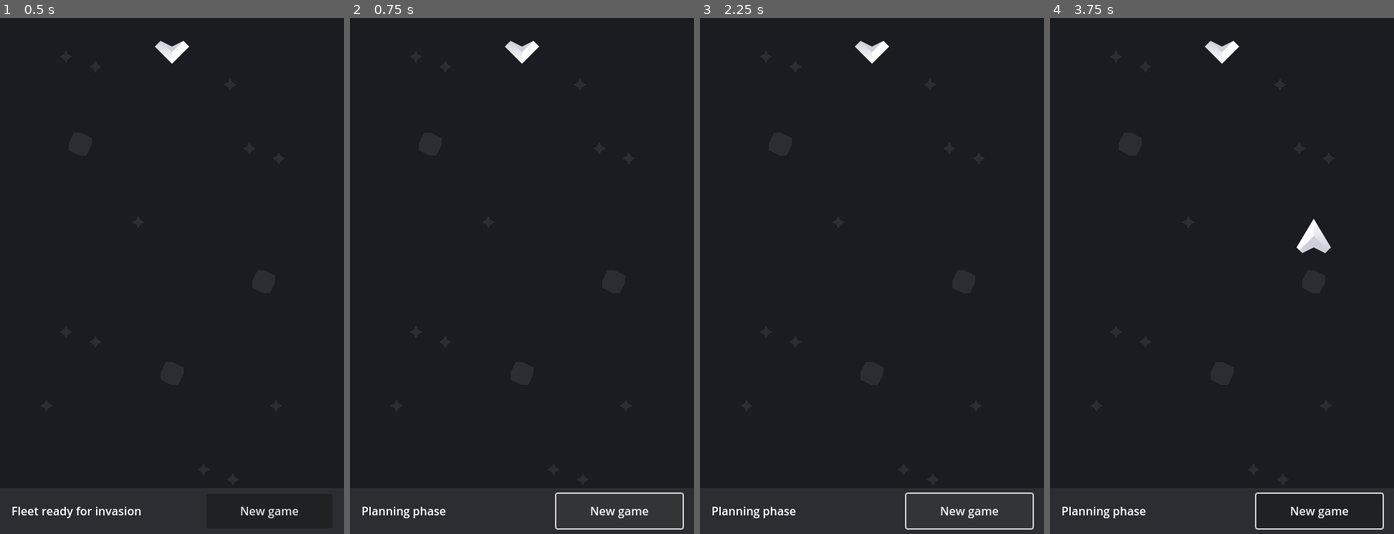
Above: before the commit, frames 1-4 (left to right).
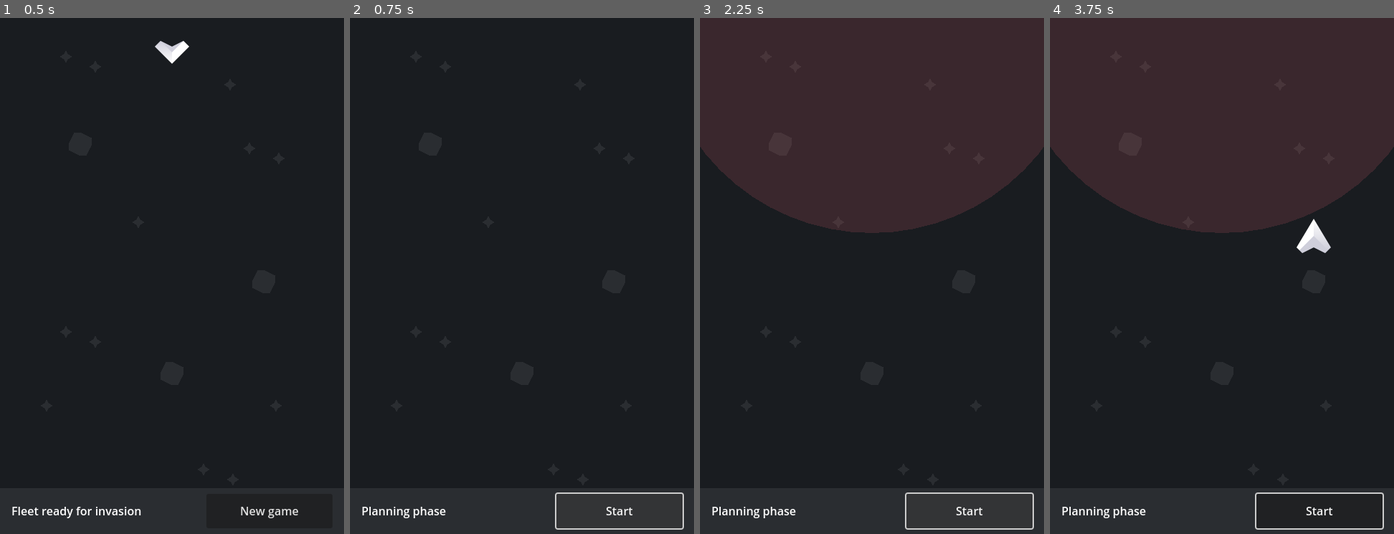
Above: after the commit, the same moments.

Repository: fabiomix/gmtk-2023
Game: Godot game, scene res://scenes/Main.tscn
Two runs of this game, one before a commit and one after it. Both use one fixed random seed, a clock stepped at 60 frames per second and the inputs below.
Inputs (mouse positions are in pixels of both pictures, inside the frame that each line leads up to):
- Up to frame 1 (0.5 s): no input
- Up to frame 2 (0.75 s): click "New game" at 0.5 s
- Up to frame 3 (2.25 s): click "New game" (after the commit: "Start") at 1.25 s; click "New game" at 2 s
- Up to frame 4 (3.75 s): click "New game" (after the commit: "Start") at 2.75 s; tap Enter at 3.5 s; move the mouse to (1297, 250) at 3.52 s; click (1297, 250) at 3.67 s

Frame 1 is identical in both runs. In frame 2, 0.4% of the frame differs, in the area x 45-87%, y 4-97%; in frame 3, 37%; in frame 4, 37%, in the area x 0-100%, y 0-97%.

Commit message:
remove player ships that reached Earth

Diff:
--- a/scenes/Main.tscn
+++ b/scenes/Main.tscn
@@ -24,7 +24,7 @@
 offset_bottom = 712.0
 text = "New game"
 
-[node name="GameClock" type="Timer" parent="."]
+[node name="TimeClock" type="Timer" parent="."]
 
 [connection signal="pressed" from="ButtonStart" to="." method="_on_button_start_pressed"]
-[connection signal="timeout" from="GameClock" to="." method="_on_game_clock_timeout"]
+[connection signal="timeout" from="TimeClock" to="." method="_on_game_clock_timeout"]
--- a/scripts/GameBoard.gd
+++ b/scripts/GameBoard.gd
@@ -9,6 +9,8 @@
 # [FIXME] maybe use @onready?
 const MAP_LAYER_SHIPS = 1
 const PLAYER_SHIP_TILESET = 6
+# Number of ships that should reach Earth to win
+const SHIPS_TO_WIN = 3
 
 # edit/attack mode
 var is_plan_phase = false
@@ -16,6 +18,7 @@
 # format: [(5, 2), (3, 4), ...]
 var battlefield_start = []
 var battlefield_curr = []
+var battlefield_winners = []
 
 
 # Called when the node enters the scene tree for the first time.
@@ -80,8 +83,19 @@
 # Run when planning phase ends and game starts.
 # Used to clear screen.
 func start_game():
+    $FireRange.visible = true
     for ship_coord in battlefield_start:
         $TileMap.set_cell(MAP_LAYER_SHIPS, ship_coord, -1, Vector2i(0, 0))
+
+
+# Run when game ends and planning phase starts.
+func reset_game():
+    $FireRange.visible = false
+    for ship_coord in battlefield_curr:
+        $TileMap.set_cell(MAP_LAYER_SHIPS, ship_coord, -1, Vector2i(0, 0))
+    battlefield_start = []
+    battlefield_curr = []
+    battlefield_winners = []
 
 
 # Run at each turn, so each timer clock.
@@ -92,13 +106,18 @@
     var new_tile = false
     var next_row_index_to_spawn = 32
 
-    # move active ships one-tile-up
+    # move active ships one-tile-up,
+    # clean and re-draw ship
     for ship_coord in battlefield_curr:
         new_tile = ship_coord + Vector2i(0, -1)
-        battlefield_new.append(new_tile)
-        # clean and re-draw ship
-        $TileMap.set_cell(MAP_LAYER_SHIPS, ship_coord, -1, Vector2i(0, 0))
-        $TileMap.set_cell(MAP_LAYER_SHIPS, new_tile, PLAYER_SHIP_TILESET, Vector2i(0, 0))
+        # discard winners, keep other invaders
+        if new_tile.y < 0:
+            $TileMap.set_cell(MAP_LAYER_SHIPS, ship_coord, -1, Vector2i(0, 0))
+            battlefield_winners.append(new_tile)
+        else:
+            $TileMap.set_cell(MAP_LAYER_SHIPS, ship_coord, -1, Vector2i(0, 0))
+            $TileMap.set_cell(MAP_LAYER_SHIPS, new_tile, PLAYER_SHIP_TILESET, Vector2i(0, 0))
+            battlefield_new.append(new_tile)
 
     # find the next row to spawn (this is embarassing...)
     # min(coord.y for coord in battlefield_start)
@@ -117,5 +136,11 @@
     for ship_coord in battlefield_to_clear:
         battlefield_start.erase(ship_coord)
 
+    # check game over
+    if len(battlefield_winners) >= SHIPS_TO_WIN:
+        print("GAME OVER: YOU WIN")
+    elif not battlefield_new and not battlefield_start:
+        print("GAME OVER: YOU LOST ALL SHIPS")
+
     # updated battlefield is the new battlefield
     battlefield_curr = battlefield_new
--- a/scripts/Main.gd
+++ b/scripts/Main.gd
@@ -11,6 +11,23 @@
     pass
 
 
+# Run when planning phase ends and game starts.
+func start_game():
+    $HUD/LabelPhase.text = "Attacking..."
+    $ButtonStart.text = "New game"
+    $Defender.visible = true
+    $GameBoard.start_game()
+    $TimeClock.start(1)
+
+
+# Run when game ends and planning phase starts.
+func reset_game():
+    $HUD/LabelPhase.text = "Planning phase"
+    $ButtonStart.text = "Start"
+    $Defender.visible = false
+    $TimeClock.stop()
+
+
 # Toggle plan/attack phase, which determines:
 # - whether the user can click on the map
 # - whether show the Hero and its fire range
@@ -18,18 +35,16 @@
 func _on_button_start_pressed():
     var is_plan_phase = not $GameBoard.is_plan_phase
     if is_plan_phase:
-        $HUD/LabelPhase.text = "Planning phase"
-        $GameBoard/FireRange.visible = false
-        $GameClock.stop()
+        reset_game()
     else:
-        $HUD/LabelPhase.text = "Attacking..."
-        $GameBoard/FireRange.visible = true
-        $GameBoard.start_game()
-        $GameClock.start(1)
+        start_game()
     print("is_plan_phase " + str(is_plan_phase))
     $GameBoard.is_plan_phase = is_plan_phase
 
 
+# Clock timeout, used for:
+# - move player ships
+# - move Hero ship
 func _on_game_clock_timeout():
     $GameBoard.next_turn()
     var player_fleet = $GameBoard.battlefield_curr
